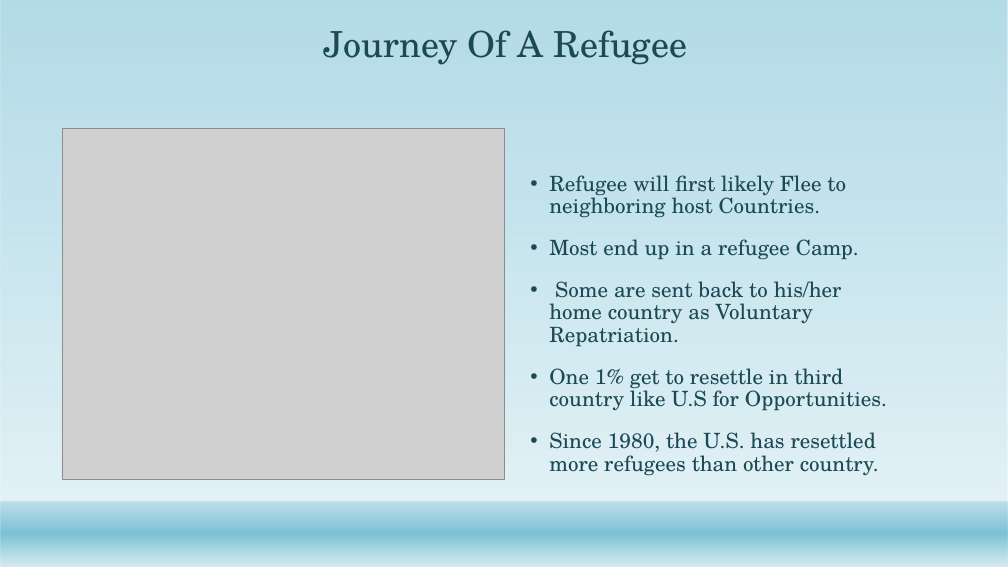
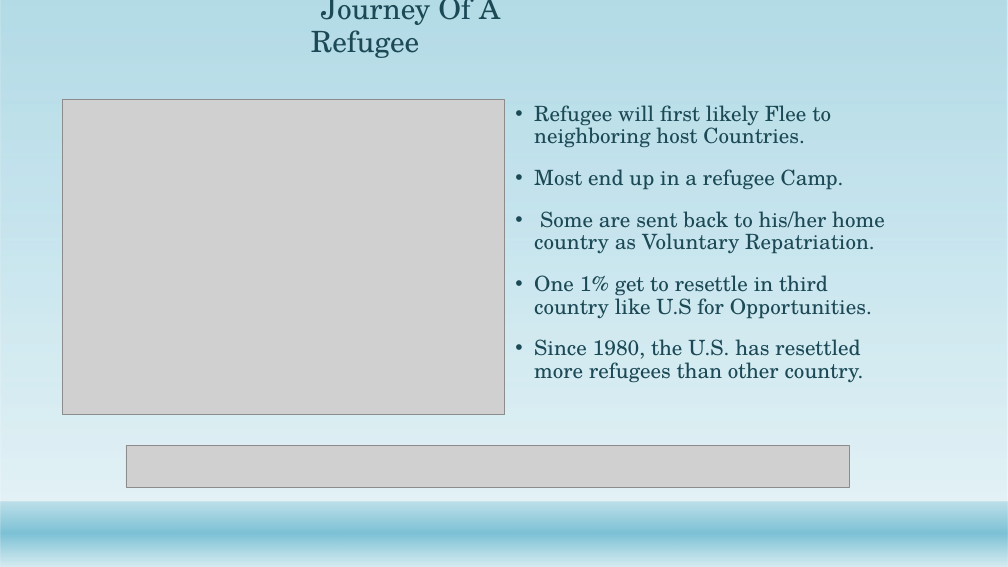
Before and after one commit to Abdullah0930/Refugee-Immigrants-to-U.S, a slide deck: slide 4 of Capstone/Refugees in U.S.pptx (slide 3 before the commit). Drawn at 1008x567 pixels with LibreOffice and Linux fonts; fonts in the diff are those of the drawing; grey boxes stand for pictures; background and template pictures are left out. Boxes give left, top, right and bottom in pixels: in the first picture for what was removed or moved away, otherwise in the second. Text is boxed around its words. In the diff, an @@ line names an element or a change of style, - is before the commit and + after.

```diff
--- a/Capstone/Refugees in U.S.pptx
+++ b/Capstone/Refugees in U.S.pptx
@@ title "Journey Of A Refugee": place and size @@
-title "Journey Of A Refugee" at box(323, 30, 687, 65)
+title "Journey Of A Refugee" at box(311, 0, 500, 58)
@@ title "Journey Of A Refugee" at box(311, 0, 500, 58): size 34.2 to 27.9 pt @@
@@ picture: place and size @@
-picture at box(63, 129, 504, 480)
+picture at box(63, 99, 504, 414)
@@ text "Refugee will first likely Flee ..." rewrapped from box(549, 175, 887, 476) to box(534, 105, 885, 383) @@
@@ picture added at box(126, 445, 850, 488) @@
```
Also in this commit, not shown: 6 other slides changed, 4 slides added, 6 other files.
